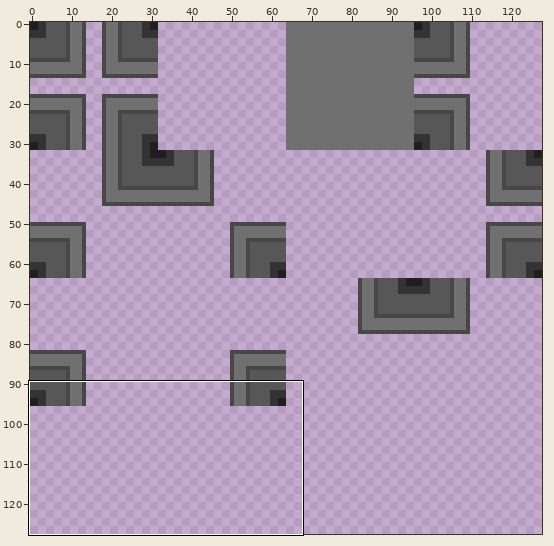
Sprite sheet: ObjectsRelated/TilesRelated/TileAssets/HostileShipMetal/Tileset_HostileShipMetal_Uncollidables__SolidsCornerPieces.png. Above, an overview of the earlier version with the close-up marked.
Close-up. First the earlier version:
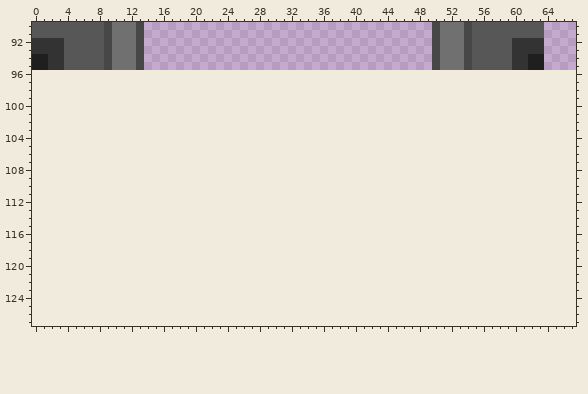
The file is 128x96 pixels. Colours within 5 levels of each other are drawn and written as one. Shown: x 0..67, y 90..127. The old version is drawn lined up with the new one, on the new canvas.
Now the later version:
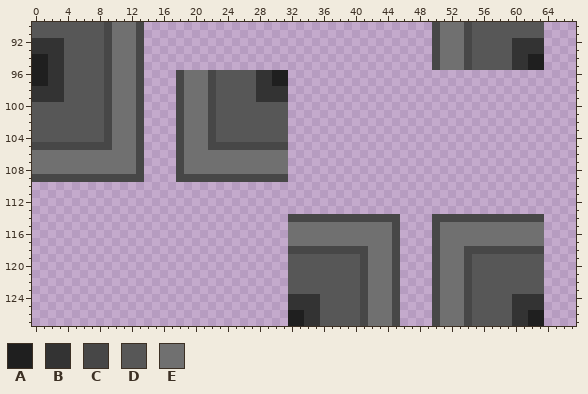
Palette (. is transparent): A #1f1f1f  B #333333  C #474747  D #575757  E #707070
Edits made:
{"change": "canvas 128x96 -> 128x128"}
{"y":96,"x":0,"old":"..............","new":"AABBDDDDDCEEEC"}
{"y":96,"x":18,"old":"..............","new":"CEEECDDDDDBBAA"}
{"y":97,"x":0,"old":"..............","new":"AABBDDDDDCEEEC"}
{"y":97,"x":18,"old":"..............","new":"CEEECDDDDDBBAA"}
{"y":98,"x":0,"old":"..............","new":"BBBBDDDDDCEEEC"}
{"y":98,"x":18,"old":"..............","new":"CEEECDDDDDBBBB"}
{"y":99,"x":0,"old":"..............","new":"BBBBDDDDDCEEEC"}
{"y":99,"x":18,"old":"..............","new":"CEEECDDDDDBBBB"}
{"y":100,"x":0,"old":"..............","new":"DDDDDDDDDCEEEC"}
{"y":100,"x":18,"old":"..............","new":"CEEECDDDDDDDDD"}
{"y":101,"x":0,"old":"..............","new":"DDDDDDDDDCEEEC"}
{"y":101,"x":18,"old":"..............","new":"CEEECDDDDDDDDD"}
{"y":102,"x":0,"old":"..............","new":"DDDDDDDDDCEEEC"}
{"y":102,"x":18,"old":"..............","new":"CEEECDDDDDDDDD"}
{"y":103,"x":0,"old":"..............","new":"DDDDDDDDDCEEEC"}
{"y":103,"x":18,"old":"..............","new":"CEEECDDDDDDDDD"}
{"y":104,"x":0,"old":"..............","new":"DDDDDDDDDCEEEC"}
{"y":104,"x":18,"old":"..............","new":"CEEECDDDDDDDDD"}
{"y":105,"x":0,"old":"..............","new":"CCCCCCCCCCEEEC"}
{"y":105,"x":18,"old":"..............","new":"CEEECCCCCCCCCC"}
{"y":106,"x":0,"old":"..............","new":"EEEEEEEEEEEEEC"}
{"y":106,"x":18,"old":"..............","new":"CEEEEEEEEEEEEE"}
{"y":107,"x":0,"old":"..............","new":"EEEEEEEEEEEEEC"}
{"y":107,"x":18,"old":"..............","new":"CEEEEEEEEEEEEE"}
{"y":108,"x":0,"old":"..............","new":"EEEEEEEEEEEEEC"}
{"y":108,"x":18,"old":"..............","new":"CEEEEEEEEEEEEE"}
{"y":109,"x":0,"old":"..............","new":"CCCCCCCCCCCCCC"}
{"y":109,"x":18,"old":"..............","new":"CCCCCCCCCCCCCC"}
{"y":114,"x":32,"old":"..............","new":"CCCCCCCCCCCCCC"}
{"y":114,"x":50,"old":"..............","new":"CCCCCCCCCCCCCC"}
{"y":115,"x":32,"old":"..............","new":"EEEEEEEEEEEEEC"}
{"y":115,"x":50,"old":"..............","new":"CEEEEEEEEEEEEE"}
{"y":116,"x":32,"old":"..............","new":"EEEEEEEEEEEEEC"}
{"y":116,"x":50,"old":"..............","new":"CEEEEEEEEEEEEE"}
{"y":117,"x":32,"old":"..............","new":"EEEEEEEEEEEEEC"}
{"y":117,"x":50,"old":"..............","new":"CEEEEEEEEEEEEE"}
{"y":118,"x":32,"old":"..............","new":"CCCCCCCCCCEEEC"}
{"y":118,"x":50,"old":"..............","new":"CEEECCCCCCCCCC"}
{"y":119,"x":32,"old":"..............","new":"DDDDDDDDDCEEEC"}
{"y":119,"x":50,"old":"..............","new":"CEEECDDDDDDDDD"}
{"y":120,"x":32,"old":"..............","new":"DDDDDDDDDCEEEC"}
{"y":120,"x":50,"old":"..............","new":"CEEECDDDDDDDDD"}
{"y":121,"x":32,"old":"..............","new":"DDDDDDDDDCEEEC"}
{"y":121,"x":50,"old":"..............","new":"CEEECDDDDDDDDD"}
{"y":122,"x":32,"old":"..............","new":"DDDDDDDDDCEEEC"}
{"y":122,"x":50,"old":"..............","new":"CEEECDDDDDDDDD"}
{"y":123,"x":32,"old":"..............","new":"DDDDDDDDDCEEEC"}
{"y":123,"x":50,"old":"..............","new":"CEEECDDDDDDDDD"}
{"y":124,"x":32,"old":"..............","new":"BBBBDDDDDCEEEC"}
{"y":124,"x":50,"old":"..............","new":"CEEECDDDDDBBBB"}
{"y":125,"x":32,"old":"..............","new":"BBBBDDDDDCEEEC"}
{"y":125,"x":50,"old":"..............","new":"CEEECDDDDDBBBB"}
{"y":126,"x":32,"old":"..............","new":"AABBDDDDDCEEEC"}
{"y":126,"x":50,"old":"..............","new":"CEEECDDDDDBBAA"}
{"y":127,"x":32,"old":"..............","new":"AABBDDDDDCEEEC"}
{"y":127,"x":50,"old":"..............","new":"CEEECDDDDDBBAA"}
{"label":"added","picture_box":[32,70,144,182]}
{"label":"added","picture_box":[176,70,288,182]}
{"label":"added","picture_box":[288,214,544,326]}
